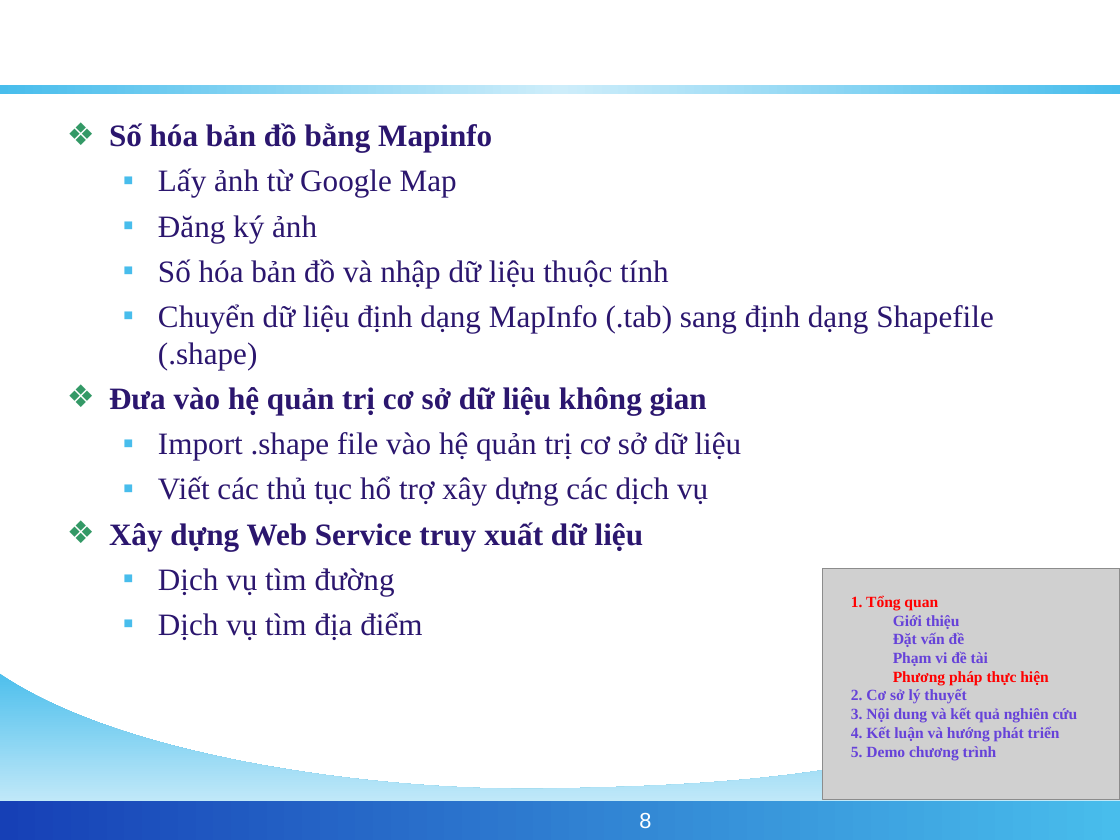
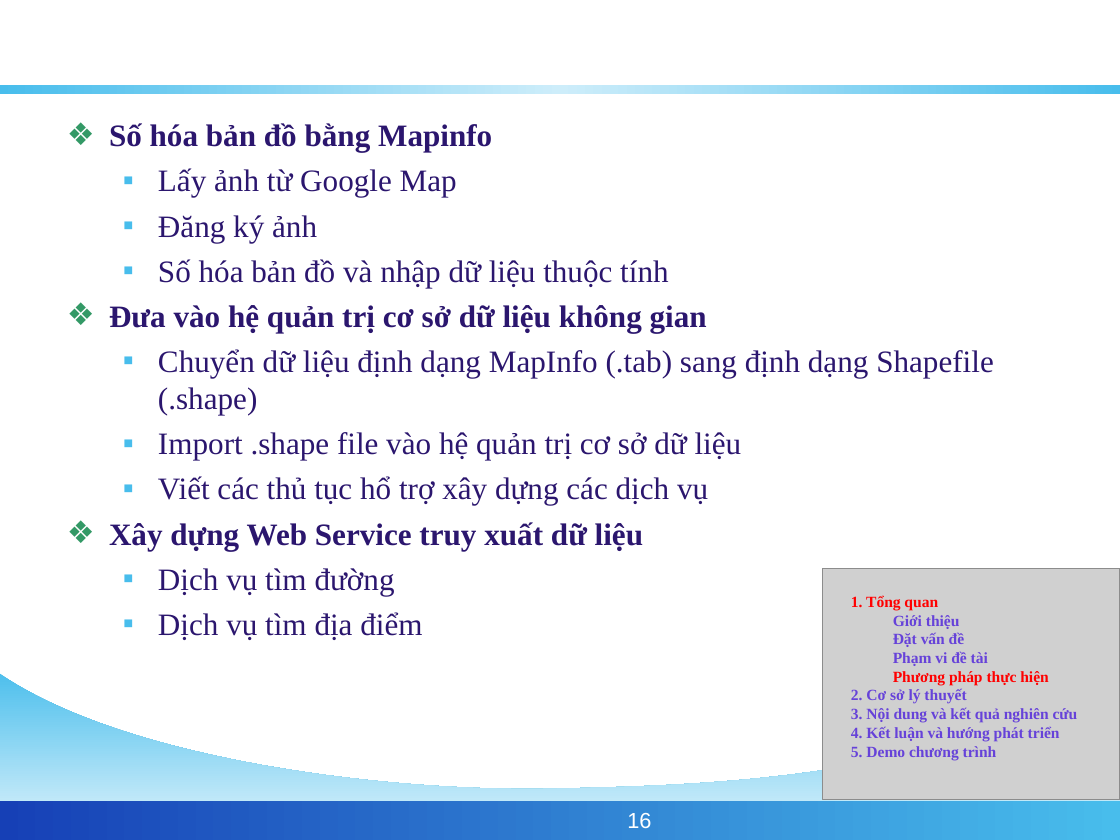
Before and after one commit to phamngsinh/cantho-webgis, a slide deck: slide 16 of Document/Bao Cao/BaoCaoLuanVan.ppt (slide 8 before the commit). Drawn at 1120x840 pixels with LibreOffice and Linux fonts; fonts in the diff are those of the drawing; grey boxes stand for pictures; background and template pictures are left out. Boxes give left, top, right and bottom in pixels: in the first picture for what was removed or moved away, otherwise in the second. Text is boxed around its words. In the diff, an @@ line names an element or a change of style, - is before the commit and + after.

```diff
--- a/Document/Bao Cao/BaoCaoLuanVan.ppt
+++ b/Document/Bao Cao/BaoCaoLuanVan.ppt
@@ text at (x1=109, y1=305, x2=707, y2=333): paragraph added @@
+❖ Đưa vào hệ quản trị cơ sở dữ liệu không gian
@@ text at (x1=109, y1=387, x2=707, y2=415): paragraph removed @@
-❖ Đưa vào hệ quản trị cơ sở dữ liệu không gian
@@ page number at (x1=627, y1=813, x2=651, y2=828): text changed @@
-8
+16
```
Also in this commit, not shown: 7 other slides changed, 1 slide added, 2 slides removed.
